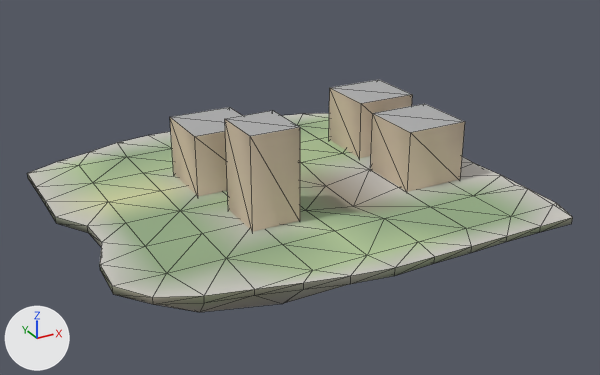
Two versions of the glTF model godot_project/remake/sky/islands/SKY-035.lod1.glb, one commit apart.
Rendered twice from a 50 mm lens placed at (-81.4, -155.3, 75.9), pointed at (3.7, -0.5, -1.5). Every picture has the same lights, and +X, +Y and +Z are marked at lower left. The picture after the commit comes second. Mesh edges are drawn as thin lines. Vertices at exactly the same position are counted once.

Names of what the first picture shows: 'buildings', 'deck', 'rock'.
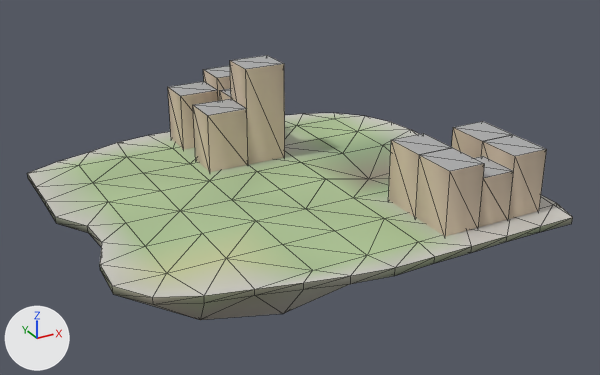
Changed parts and their boxes [x1, y1, x2, y2] in the pictures (600 x 375 px; the box of a moved part takes in the faces that stretch with it):
'buildings', reshaped (28% wider, 20% taller): before [170, 80, 465, 232]; after [168, 55, 547, 237]
part 1 of me_deck, recoloured: before [104, 120, 466, 273]; after [104, 119, 442, 273]
part 2 of me_deck, recoloured: [104, 117, 553, 291] in both
part 3 of me_deck, recoloured: [73, 115, 553, 292] in both
part 4 of me_deck, recoloured: before [98, 137, 474, 258]; after [98, 131, 391, 258]
part 5 of me_buildings, moved or reshaped: before [170, 107, 243, 197]; after [230, 55, 285, 165]
part 6 of me_buildings, moved or reshaped: before [225, 110, 300, 232]; after [193, 99, 248, 172]
part 7 of me_buildings, moved or reshaped (mostly hidden afterwards): before [329, 80, 413, 158]; after [220, 88, 231, 100]
part 8 of me_buildings, moved or reshaped: before [371, 104, 465, 192]; after [203, 66, 231, 101]
part 9 of me_buildings, added (beige): after [168, 81, 218, 149]
part 10 of me_buildings, added (beige): after [416, 148, 484, 237]
part 11 of me_buildings, added: after [388, 133, 452, 218]
part 12 of me_buildings, added: after [474, 156, 514, 227]
part 13 of me_buildings, added: after [481, 135, 547, 219]
part 14 of me_buildings, added: after [452, 121, 513, 158]

What the commit changed:
me_deck is used by ob_deck; location (0.0, 0.0, 0.0).
me_deck had 88 vertices, 136 faces and spanned x -50.3..46.9, y -44.8..45.8, z -2.2..0.0.
me_deck now has 88 vertices, 136 faces and spans x -50.3..46.9, y -44.8..45.8, z -2.3..0.0.
me_deck part 1: 35 faces centred in x -34.3..29.7, y -34.2..29.8, z -1.4..0.0 are repainted in the vertex colours; the middle colour goes from greyish green #94ad86 to greyish green #afc496.
me_deck part 2: 17 faces centred in x -41.6..38.3, y -40.4..37.8, z 0.0 are repainted in the vertex colours; the middle colour goes from greyish green #94ad85 to light grey #c1beb9.
me_deck part 3: 30 faces centred in x -46.3..42.4, y -42.6..41.8, z 0.0 are repainted in the vertex colours; the middle colour goes from greyish green #96af87 to greyish green #b1c098.
me_deck part 4: 32 faces centred in x -40.6..38.1, y -22.2..37.4, z -0.7..0.0 are repainted in the vertex colours; the middle colour goes from beige #c0bea1 to greyish green #adc394.
Edits to the shape of me_deck do not show in these pictures.
me_buildings is used by ob_buildings; location (0.0, 0.0, 0.0).
me_buildings had 32 vertices, 40 faces and spanned x -20.2..38.6, y -18.6..20.1, z -0.5..20.5.
me_buildings now has 80 vertices, 100 faces and spans x -12.2..40.7, y -39.1..40.5, z -0.5..23.7.
me_buildings part 5: the loose piece of 8 vertices spanning x -20.2..-5.2, y 2.9..17.8, z -0.5..14.1 is scaled about its middle by (0.667, 0.6, 1.66), then moved by (15.4, 8.7, 4.8).
me_buildings part 6: the loose piece of 8 vertices spanning x -17.1..-6.1, y -18.6..-6.5, z -0.5..20.5 is scaled about its middle by (0.909, 0.75, 0.695), then moved by (4.3, 31.6, -3.2).
me_buildings part 7: the loose piece of 8 vertices spanning x 23.6..38.6, y 5.0..20.1, z -0.5..14.1 is scaled about its middle by (0.633, 0.533, 1), then moved by (-28.1, 15.0, 0.0).
me_buildings part 8: the loose piece of 8 vertices spanning x 21.9..36.9, y -17.4..-2.3, z -0.5..14.1 is scaled about its middle by (0.667, 0.6, 1.22), then moved by (-26.7, 45.9, 1.6).
me_buildings part 9: the loose piece of 8 vertices spanning x -20.2..-5.2, y 2.9..17.8, z -0.5..14.1 is copied, and the copy is scaled about its middle by (0.667, 0.6, 1), then moved by (5.4, 25.7, 0.0); it spans x -12.2..-2.2, y 31.5..40.5, z -0.5..14.1.
me_buildings part 10: the loose piece of 8 vertices spanning x 21.9..36.9, y -17.4..-2.3, z -0.5..14.1 is copied, and the copy is scaled about its middle by (0.567, 0.667, 1), then moved by (-9.5, -24.2, 0.0); it spans x 15.7..24.2, y -39.1..-29.1, z -0.5..14.1.
me_buildings part 11: the loose piece of 8 vertices spanning x 21.9..36.9, y -17.4..-2.3, z -0.5..14.1 is copied, and the copy is scaled about its middle by (0.567, 0.667, 1), then moved by (-9.5, -14.2, 0.0); it spans x 15.7..24.2, y -29.1..-19.1, z -0.5..14.1.
me_buildings part 12: the loose piece of 8 vertices spanning x 21.9..36.9, y -17.4..-2.3, z -0.5..14.1 is copied, and the copy is scaled about its middle by (0.533, 0.633, 0.781), then moved by (-1.3, -24.4, -1.6); it spans x 24.2..32.2, y -39.1..-29.5, z -0.5..10.9.
me_buildings part 13: the loose piece of 8 vertices spanning x 21.9..36.9, y -17.4..-2.3, z -0.5..14.1 is copied, and the copy is scaled about its middle by (0.567, 0.667, 1), then moved by (7.0, -24.2, 0.0); it spans x 32.2..40.7, y -39.0..-29.0, z -0.5..14.1.
me_buildings part 14: the loose piece of 8 vertices spanning x 21.9..36.9, y -17.4..-2.3, z -0.5..14.1 is copied, and the copy is scaled about its middle by (0.567, 0.667, 1), then moved by (7.0, -14.2, 0.0); it spans x 32.2..40.7, y -29.0..-19.0, z -0.5..14.1.
